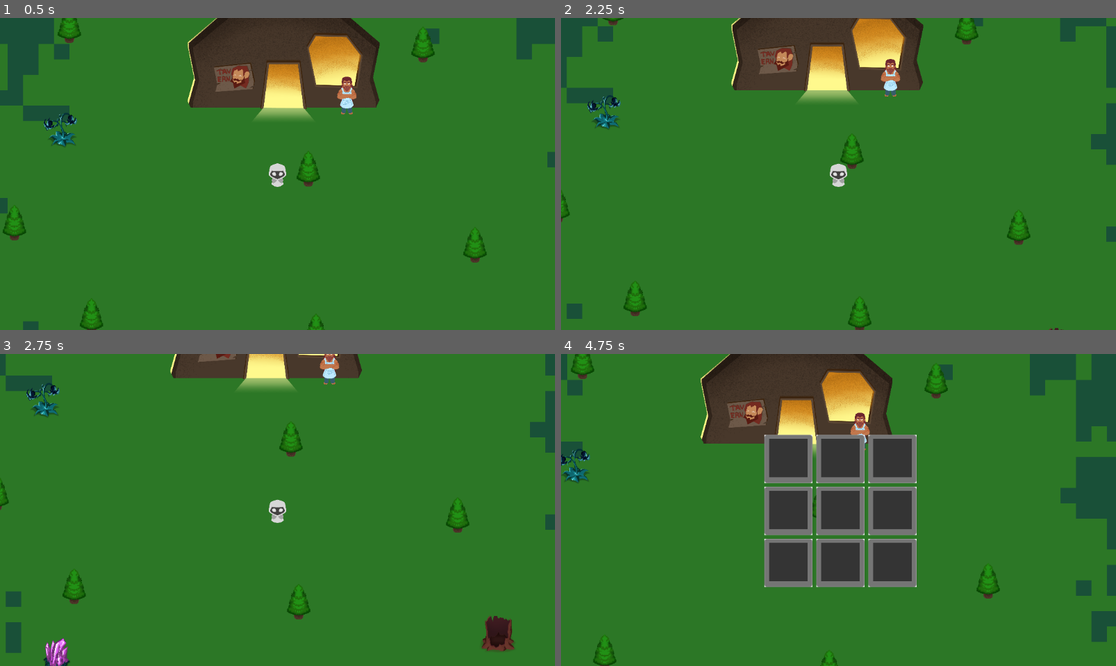
Above: before the commit, frames 1-4 (two rows, left to right).
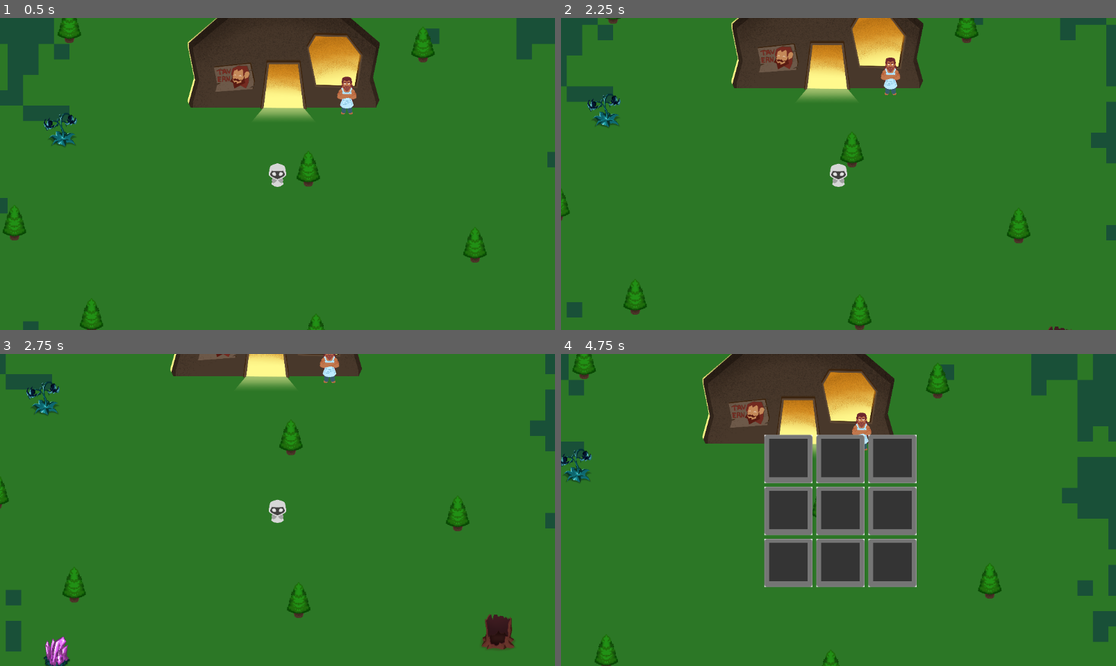
Above: after the commit, the same moments.

Repository: MeiZhen42/LightsEnd
Game: Godot game, scene res://scenes/outside.tscn
The game is run twice, just before and just after one commit, with the same random seed, the same clock (stepped at 60 frames per second) and the same inputs.
Inputs (mouse positions are in pixels of both pictures, inside the frame that each line leads up to):
- Up to frame 1 (0.5 s): no input
- Up to frame 2 (2.25 s): tap Enter (ui_accept) at 0.5, 0.77, 2 s; move the mouse to (960, 158) at 0.52 s; hold Right (ui_right) 0.53-1.25 s; hold Q (q) 0.53-1.25 s; click (788, 124) at 1.27 s; move the mouse to (727, 189) at 2.02 s; hold Down (ui_down) from 2.03 s (still down); tap Q (q) at 2.1 s
- Up to frame 3 (2.75 s): keep holding Down (ui_down); tap Enter (ui_accept) at 2.27 s
- Up to frame 4 (4.75 s): move the mouse to (894, 441) at 2.77 s; release Down (ui_down) at 2.78 s; hold Right (ui_right) 2.78-3.53 s; hold Q (q) 2.78-3.53 s; move the mouse to (810, 572) at 3.52 s; hold Up (ui_up) 3.53-4.28 s; tap Q (q) at 3.6 s; tap Enter (ui_accept) at 3.77, 4.52 s; move the mouse to (1005, 556) at 4.27 s; hold Left (ui_left) from 4.28 s (still down); hold Q (q) from 4.28 s (still down)

Frame 1 is identical in both runs. In frame 2, 2.0% of the frame differs, in the area x 0-100%, y 0-100%; in frame 3, 1.7%; in frame 4, 1.9%.

Commit message:
merging ynot's pt 3 (final)

Diff:
--- a/CurrentVersion/scripts/player.gd
+++ b/CurrentVersion/scripts/player.gd
@@ -5,7 +5,7 @@
 
 @onready var interact_ui = $'interactUI'
 @onready var inventory_ui = $'inventoryUI'
-# @onready var inventory_manager = InventoryManager.new()
+@onready var footstep_player := $AudioStreamPlayer2D
 
 @onready var sanity_bar = $SanityBar
 var safe: bool = true
@@ -18,6 +18,12 @@
 	sanity_bar.min_value = 0
 	sanity_bar.max_value = 100
 	sanity_bar.value = sanity_bar.max_value
+
+	# Debug: Check if footstep_player is correctly initialized
+	if footstep_player:
+		print("Footstep player initialized successfully")
+	else:
+		print("Footstep player is null")
 
 func _physics_process(_delta):
 	player_movement(_delta)
@@ -42,30 +48,36 @@
 	pass
 
 func player_movement(_delta):
+	velocity = Vector2.ZERO
+
 	if Input.is_action_pressed("ui_right"):
 		current_direction = "right"
 		play_animation(1)
 		velocity.x = SPEED
-		velocity.y = 0
 	elif Input.is_action_pressed("ui_left"):
 		current_direction = "left"
 		play_animation(1)
 		velocity.x = -SPEED
-		velocity.y = 0
 	elif Input.is_action_pressed("ui_down"):
 		current_direction = "down"
 		play_animation(1)
-		velocity.x = 0
 		velocity.y = SPEED
 	elif Input.is_action_pressed("ui_up"):
 		current_direction = "up"
 		play_animation(1)
-		velocity.x = 0
 		velocity.y = -SPEED
 	else:
 		play_animation(0)
-		velocity.x = 0
-		velocity.y = 0
+
+	if velocity != Vector2.ZERO:
+		if footstep_player and not footstep_player.is_playing():
+			footstep_player.play()
+	else:
+		if footstep_player:
+			footstep_player.stop()
+
+	self.velocity = velocity
+	move_and_slide()
 
 func play_animation(movement):
 	var direction = current_direction
@@ -78,28 +90,26 @@
 		elif movement == 0:
 			animation.play("side_idle")
 
-	if direction == "left":
+	elif direction == "left":
 		animation.flip_h = true
 		if movement == 1:
 			animation.play("side_walk")
 		elif movement == 0:
 			animation.play("side_idle")
 
-	if direction == "down":
+	elif direction == "down":
 		animation.flip_h = false
 		if movement == 1:
 			animation.play("front_walk")
 		elif movement == 0:
 			animation.play("front_idle")
 
-	if direction == "up":
+	elif direction == "up":
 		animation.flip_h = false
 		if movement == 1:
 			animation.play("back_walk")
 		elif movement == 0:
 			animation.play("back_idle")
-
-	move_and_slide()
 
 func _input(event):
 	if event.is_action_pressed("q"):
@@ -107,10 +117,10 @@
 		get_tree().paused = !get_tree().paused
 
 #func apply_item_effect(item):
-	#match item["effect"]:
-		#"Cure":
-			#print("Negative effect")
-		#"Sad":
-			#print("Negative effect")
-		#_:
-			#print("Nothing happened")
+#    match item["effect"]:
+#        "Cure":
+#            print("Negative effect")
+#        "Sad":
+#            print("Negative effect")
+#        _:
+#            print("Nothing happened")
